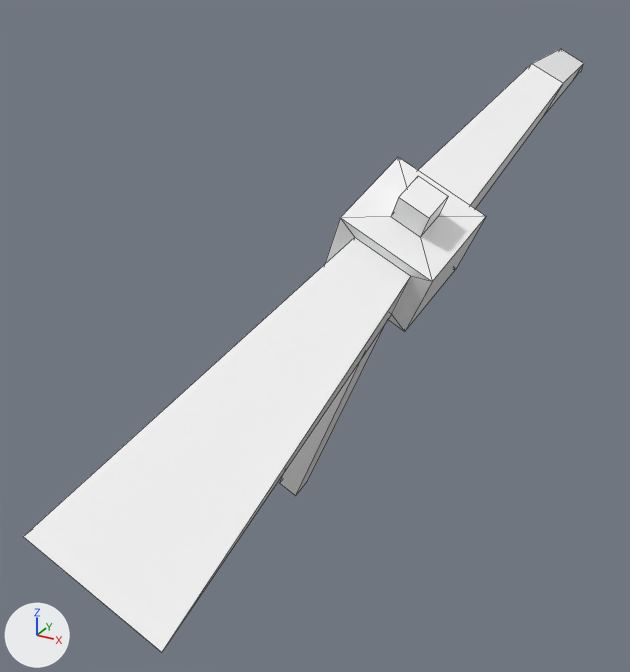
What one commit did to the FBX model Assets/MyModel3dsMax/Modele/Pioche/pioche anim.FBX.
Camera for both pictures: a 50 mm lens placed at (0.899, -1.678, 1.667), pointed at (0.044, -0.123, 0.89). Every picture has the same lights, and +X, +Y and +Z are marked at lower left. Both versions are drawn at frame 1 of the action 'pioche anim'; the numbers are the values there. Mesh edges are drawn as thin lines.

The scene before the commit, as lines of its bpy script (objects in view):
```python
me_mesh = bpy.data.meshes.new('Mesh')
me_mesh.from_pydata(...)  # 48 vertices, 46 faces; spans x -12.4..17.2, y -37.4..23.2, z -18.7..39.6
me_mesh.materials.append(mat_material__13)  # its picture is missing
ob_mesh_pioche = bpy.data.objects.new('mesh pioche', me_mesh)
ob_mesh_pioche.location = (0.0, 0.0, 0.646)
ob_mesh_pioche.rotation_euler = (-0.653, 0.0, 0.0)  # degrees (-37, 0, 0)
ob_mesh_pioche.scale = (0.0254, 0.0254, 0.0254)
```
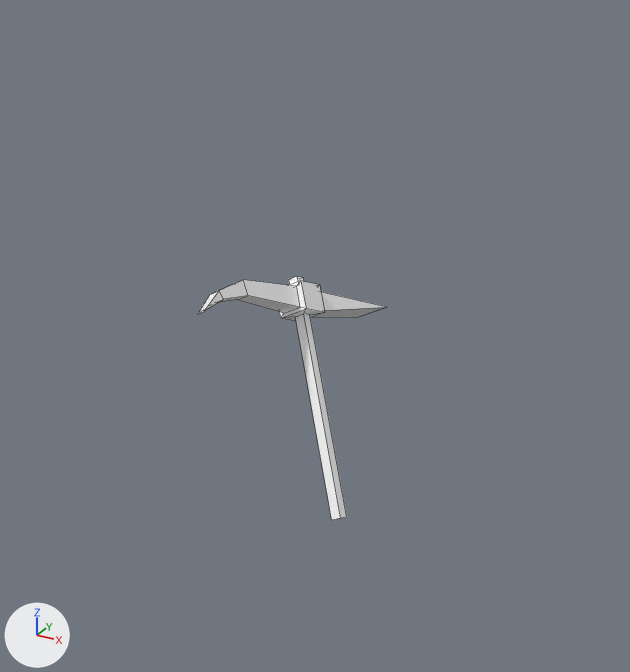
Edits to the scene script, one JSON object a line:
```json
{"op": "set", "path": "ob_mesh_pioche.rotation_euler", "old": "(-0.653, 0.0, 0.0)", "new": "(-0.653, 0.0, 3.142)", "note": "degrees (-37, 0, 0) -> degrees (-37, 0, 180)"}
{"op": "set", "path": "ob_mesh_pioche.scale", "old": "(0.0254, 0.0254, 0.0254)", "new": "(0.0106, 0.0106, 0.0106)"}
```

Changed parts and their boxes [x1, y1, x2, y2] in the pictures (630 x 672 px):
```json
{"object": "mesh pioche", "change": "turned, rescaled", "before": [23, 49, 584, 652], "after": [198, 276, 386, 520]}
```
